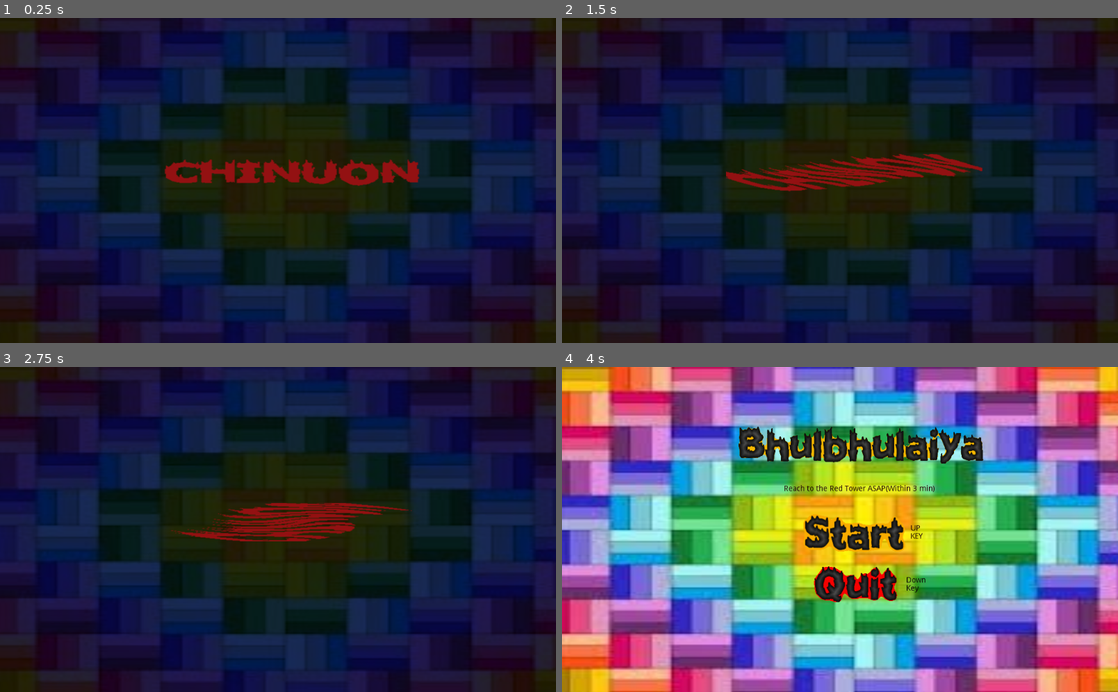
Above: before the commit, frames 1-4 (two rows, left to right).
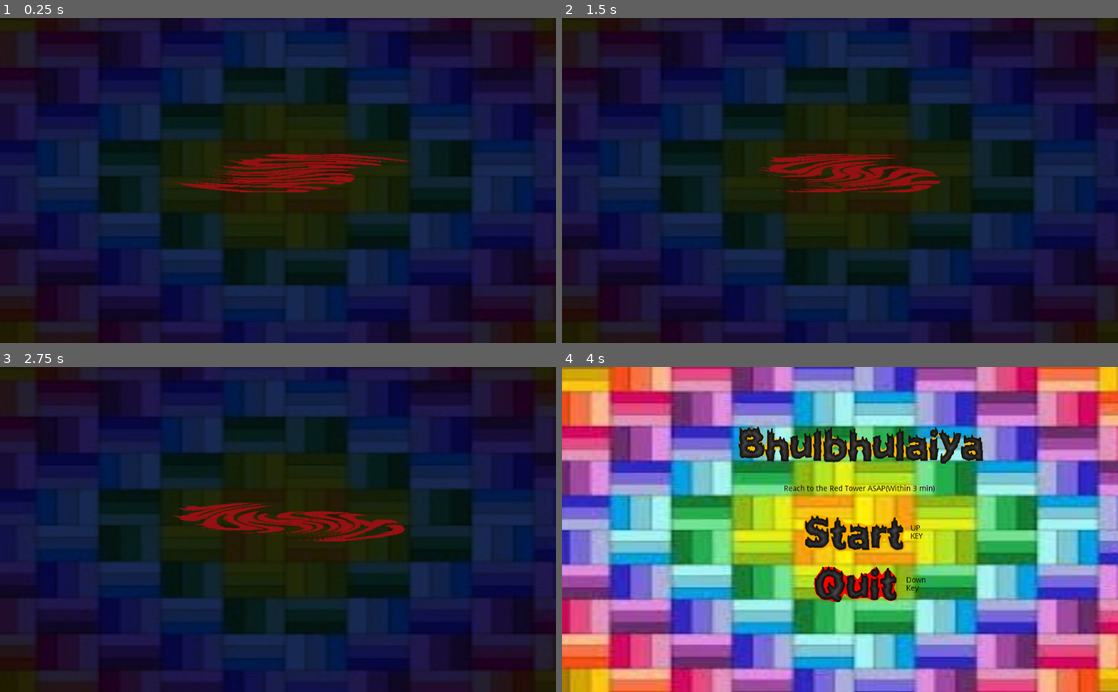
Above: after the commit, the same moments.

Repository: Chinuon/Bhulbhulaiya
Game: Godot game, scene res://splash.tscn
The game is run twice, just before and just after one commit, with the same random seed, the same clock (stepped at 60 frames per second) and the same inputs.
Inputs:
- Up to frame 1 (0.25 s): no input
- Up to frame 2 (1.5 s): hold Right (ui_right) 0.53-1.28 s; hold Down (ui_down) from 1.28 s (still down)
- Up to frame 3 (2.75 s): release Down (ui_down) at 2.03 s; hold Right (ui_right) from 2.03 s (still down)
- Up to frame 4 (4 s): release Right (ui_right) at 2.78 s; hold Up (ui_up) 2.78-3.53 s; hold Left (ui_left) from 3.53 s (still down)

The runs differ from the first frame. In frame 1, 2.9% of the frame differs, in the area x 29-76%, y 41-54%; in frame 2, 2.9%; in frame 3, 3.0%, in the area x 30-75%, y 41-54%; in frame 4, nothing differs.

Commit message:
added

Diff:
--- a/splash.tscn
+++ b/splash.tscn
@@ -1,36 +1,37 @@
 [gd_scene load_steps=10 format=2]
 
-[ext_resource path="res://image/splash.jpg" type="Texture" id=1]
-[ext_resource path="res://chinuonsplashscreen/logo (1).png" type="Texture" id=2]
-[ext_resource path="res://chinuonsplashscreen/logo (2).png" type="Texture" id=3]
-[ext_resource path="res://chinuonsplashscreen/logo (3).png" type="Texture" id=4]
-[ext_resource path="res://chinuonsplashscreen/logo (4).png" type="Texture" id=5]
-[ext_resource path="res://chinuonsplashscreen/logo (5).png" type="Texture" id=6]
-[ext_resource path="res://splash.gd" type="Script" id=7]
+[ext_resource path="res://splash.gd" type="Script" id=1]
+[ext_resource path="res://image/splash.jpg" type="Texture" id=2]
+[ext_resource path="res://chinuonsplashscreen/logo (1).png" type="Texture" id=3]
+[ext_resource path="res://chinuonsplashscreen/logo (2).png" type="Texture" id=4]
+[ext_resource path="res://chinuonsplashscreen/logo (3).png" type="Texture" id=5]
+[ext_resource path="res://chinuonsplashscreen/logo (4).png" type="Texture" id=6]
+[ext_resource path="res://chinuonsplashscreen/logo (5).png" type="Texture" id=7]
 [ext_resource path="res://sounds/splashscreen.ogg" type="AudioStream" id=8]
 
 [sub_resource type="SpriteFrames" id=1]
 animations = [ {
-"frames": [ ExtResource( 2 ), ExtResource( 3 ), ExtResource( 4 ), ExtResource( 5 ), ExtResource( 6 ) ],
+"frames": [ ExtResource( 3 ), ExtResource( 4 ), ExtResource( 5 ), ExtResource( 6 ), ExtResource( 7 ) ],
 "loop": true,
 "name": "default",
 "speed": 5.0
 } ]
 
 [node name="splash" type="Node2D"]
-script = ExtResource( 7 )
+script = ExtResource( 1 )
 
 [node name="splash" type="Sprite" parent="."]
 modulate = Color( 0.145098, 0.168627, 0.341176, 1 )
 position = Vector2( 525.286, 292.521 )
 scale = Vector2( 5.12169, 2.98959 )
-texture = ExtResource( 1 )
+texture = ExtResource( 2 )
 
 [node name="AnimatedSprite" type="AnimatedSprite" parent="."]
 modulate = Color( 0.643137, 0.690196, 0.701961, 1 )
 position = Vector2( 537.749, 286.063 )
 scale = Vector2( 1.91831, 1 )
 frames = SubResource( 1 )
+frame = 2
 playing = true
 
 [node name="Timer" type="Timer" parent="."]
Not shown, changed: export_presets.cfg
Not shown, added: screenshot/Screenshot (250).png.import
Not shown, added: screenshot/Screenshot (251).png.import
